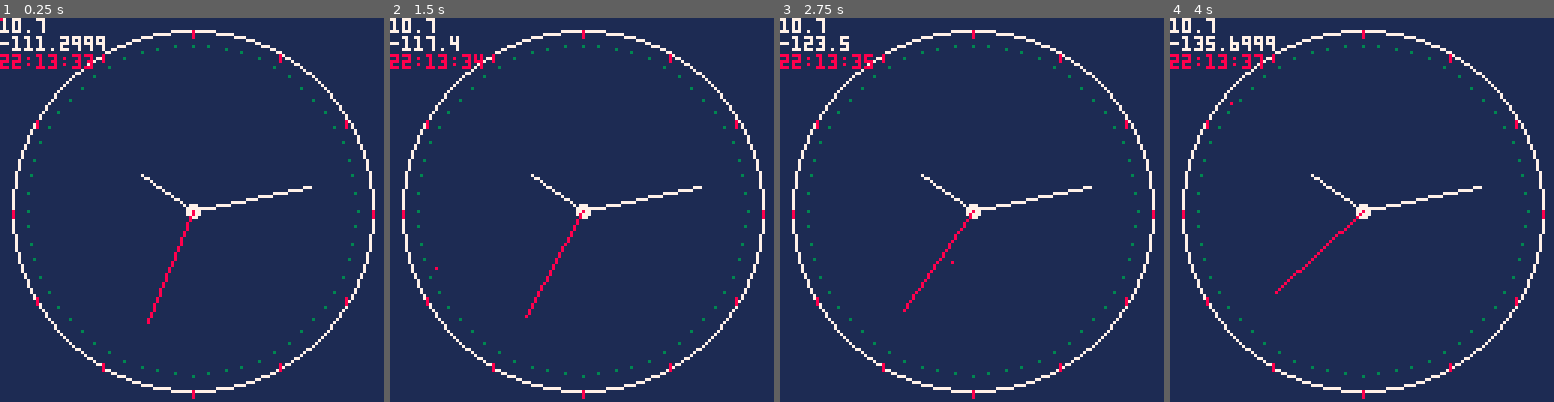
Above: before the commit, frames 1-4 (left to right).
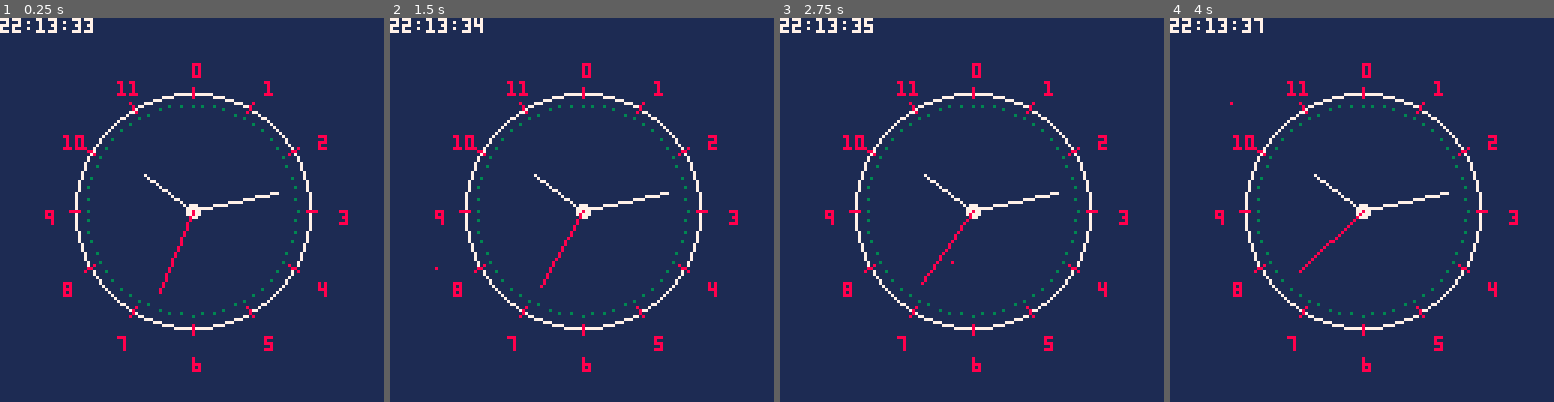
Above: after the commit, the same moments.

Repository: wordsamoment/pico-8
Game: PICO-8 cartridge carts/wordsamoment/demos/clock/clock.p8
Same seed, same stepped clock (60 frames per second), same inputs: the game is played once before the commit and once after it.
Inputs (mouse positions are in pixels of both pictures, inside the frame that each line leads up to):
- Up to frame 1 (0.25 s): no input
- Up to frame 2 (1.5 s): click (670, 121) at 0.67 s; click (436, 267) at 1.22 s
- Up to frame 3 (2.75 s): click (887, 114) at 1.77 s; click (952, 259) at 2.32 s
- Up to frame 4 (4 s): click (1404, 106) at 2.87 s; click (1465, 256) at 3.42 s; click (1231, 102) at 3.97 s

The runs differ from the first frame. In frame 1, 6.7% of the frame differs, in the area x 0-98%, y 0-100%; in frame 2, 6.6%; in frame 3, 6.6%; in frame 4, 6.7%.

Commit message:
Hour markes with line

Diff:
--- a/carts/wordsamoment/demos/clock/clock.p8
+++ b/carts/wordsamoment/demos/clock/clock.p8
@@ -10,12 +10,6 @@
 	return degree / 360
 end
 
--- function drawPointOnCircle(circleOriginX, circleOriginY, circleRadius, angle, color)
--- 	x = circleOriginX + circleRadius * cos(convertDegreeToTurn(angle))
--- 	y = circleOriginY + circleRadius * sin(convertDegreeToTurn(angle))
--- 	la = pset(x, y, color)
--- end
-
 function getPointOnCircle(circleOriginX, circleOriginY, circleRadius, angle)
 	local point = {}
 	point.x = circleOriginX + circleRadius * cos(convertDegreeToTurn(angle))
@@ -24,33 +18,45 @@
 end
 
 function drawBoldMarker(angle)
-	local x = getPointOnCircle(centerx, centery, radius, angle).x
-	local y = getPointOnCircle(centerx, centery, radius, angle).y
-	rectfill(x, y, x, y + 2, 8)
+	local x1 = getPointOnCircle(centerx, centery, radius-1, angle).x
+	local y1 = getPointOnCircle(centerx, centery, radius-1, angle).y
+	local x2 = getPointOnCircle(centerx, centery, radius+2, angle).x
+	local y2 = getPointOnCircle(centerx, centery, radius+2, angle).y
+	-- print(angle)
+	line(x1, y1, x2, y2, COLORS.RED)
+end
+
+function printHourNumbers(angle)
+	local x = getPointOnCircle(centerx, centery, radius + 10, angle).x
+	local y = getPointOnCircle(centerx, centery, radius + 10, angle).y
+	local hourNumber = flr((-1 / 30) * angle + 3) % 12
+	print(hourNumber, x, y, COLORS.RED)
 end
 
 function drawMarker(angle)
-	local x = getPointOnCircle(centerx, centery, radius - 5, angle).x
-	local y = getPointOnCircle(centerx, centery, radius - 5, angle).y
+	local x = getPointOnCircle(centerx, centery, radius - 4, angle).x
+	local y = getPointOnCircle(centerx, centery, radius - 4, angle).y
 	rectfill(x, y, x, y, 3)
 end
 
--- make it move during the hour
+-- f(x) = -30x + 90
+-- This equations maps hours [0, 23] to degree angles (0, 30, 90)
 function drawHourHandle(hour)
-	local hourHandleLength = radius -40
+	local hourHandleLength = radius - 20
 	local hourFraction = getCurrentTime().minute / 60
-	local hourAngle = (-30 * (hour+hourFraction) + 90)
-	local hourAngle2 = getPointOnCircle(centerx, centery, hourHandleLength, hourAngle)
-	line(centerx, centery, hourAngle2.x, hourAngle2.y, COLORS.WHITE)
+	local hourAngle = (-30 * (hour + hourFraction) + 90)
+	local hourOnClock = getPointOnCircle(centerx, centery, hourHandleLength, hourAngle)
+	line(centerx, centery, hourOnClock.x, hourOnClock.y, COLORS.WHITE)
 end
 
+-- f(x) = -6x + 90
+-- This equations maps minutes or seconds [0, 59] to degree angles (0, 30, 90)
 function drawMinuteSecondHandle(time, color)
-	local timeHandleLength = radius - 20
+	local timeHandleLength = radius - 10
 	local timeFraction = time / 60
-	local timeAngle = (-6 * (time+timeFraction) + 90)
-		print(timeAngle)
-	local timeAngle2 = getPointOnCircle(centerx, centery, timeHandleLength, timeAngle)
-	line(centerx, centery, timeAngle2.x, timeAngle2.y, color)
+	local timeAngle = (-6 * (time + timeFraction) + 90)
+	local timeOnClock = getPointOnCircle(centerx, centery, timeHandleLength, timeAngle)
+	line(centerx, centery, timeOnClock.x, timeOnClock.y, color)
 end
 
 function getCurrentTime()
@@ -62,16 +68,22 @@
 end
 
 function printFullTime()
-	print(getCurrentTime().hour .. ":" .. getCurrentTime().minute .. ":" .. getCurrentTime().second)
+	print(getCurrentTime().hour .. ":" .. getCurrentTime().minute .. ":" .. getCurrentTime().second, 0, 0, COLORS.WHITE)
 end
 
 function _init()
 	poke(0x5f2d, 1)
 	-- enables mouse/keyboard input
+	mouse = {}
 	centerx, centery = 64, 64
-	radius = 60
+	radius = 39
 	angle = 0
 	bg_color = COLORS.DARKBLUE
+end
+
+function _update60()
+	mouse.x = stat(32)
+	mouse.y = stat(33)
 end
 
 function _draw()
@@ -80,6 +92,7 @@
 	circfill(centerx, centery, 2, COLORS.WHITE)
 	for i = 0, 360, 30 do
 		drawBoldMarker(i)
+		printHourNumbers(i)
 	end
 
 	for i = 0, 360, 6 do
@@ -89,7 +102,8 @@
 	drawHourHandle(getCurrentTime().hour)
 	drawMinuteSecondHandle(getCurrentTime().minute, COLORS.WHITE)
 	drawMinuteSecondHandle(getCurrentTime().second, COLORS.RED)
-	pset(stat(32), stat(33), COLORS.RED)
+	pset(mouse.x, mouse.y, COLORS.RED)
+	-- pset(stat(32), stat(33), COLORS.RED)
 	printFullTime()
 end
 
